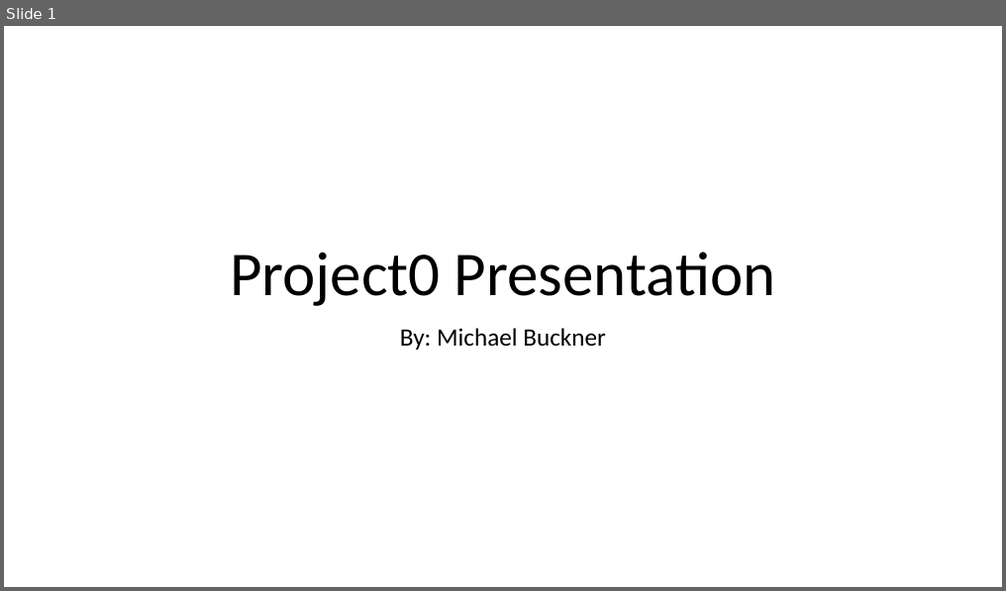
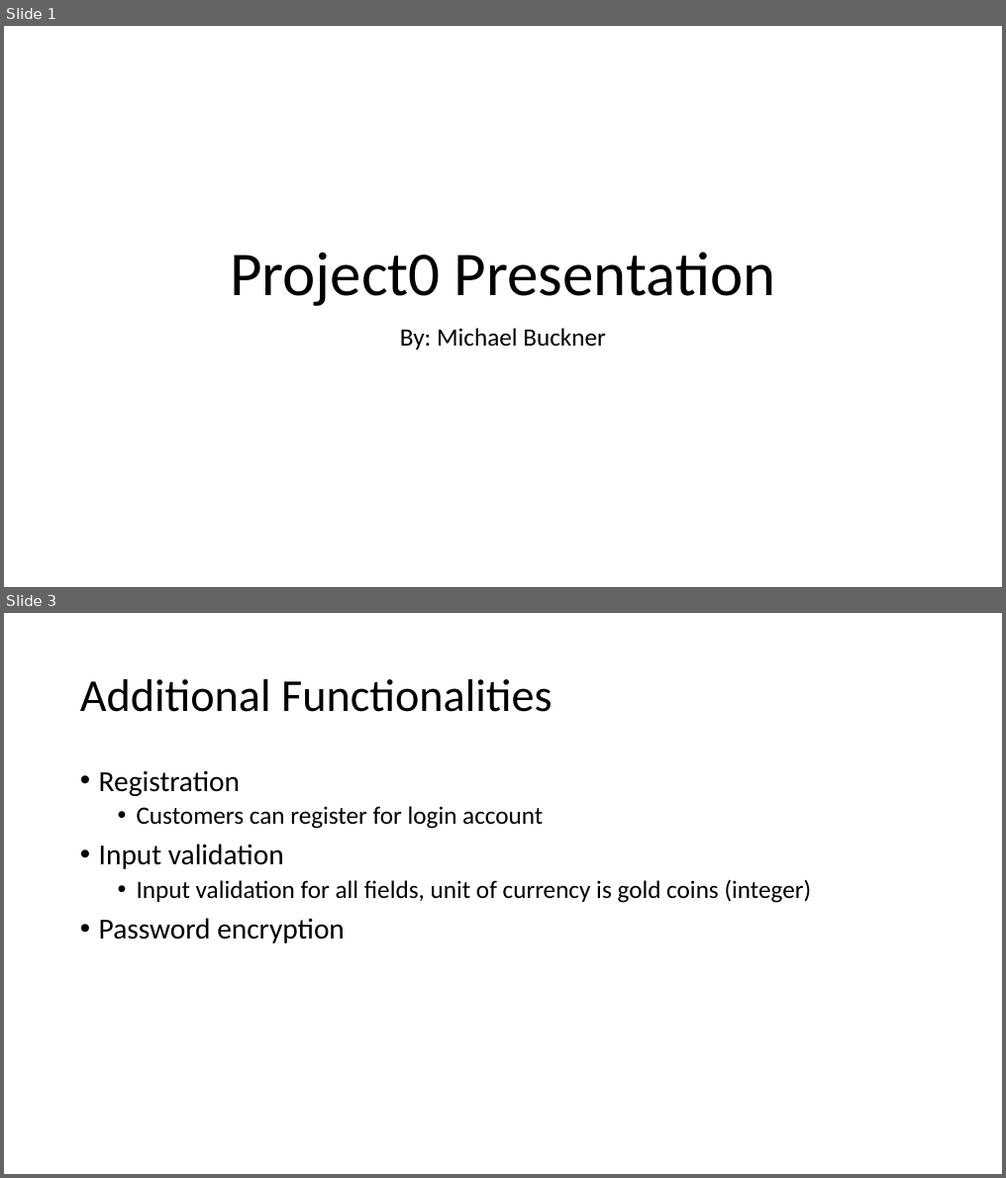
Before and after one commit to 210927-JavaFS/project0-bucknermi, a slide deck: Project0 Presentation.pptx. Shown one above the other, each under a label of ours: slide 1 before the commit, slides 1 and 3 after it; the slides between them are not shown. The pictures are 1006x591 and 1006x1178 pixels, drawn with LibreOffice and Linux fonts; fonts in the diff are those of the drawing. Boxes give left, top, right and bottom in pixels: in the first picture for what was removed or moved away, otherwise in the second. Text is boxed around its words. In the diff, an @@ line names an element or a change of style, - is before the commit and + after.

```diff
--- a/Project0 Presentation.pptx
+++ b/Project0 Presentation.pptx
@@ slide 3 added at <box>4,613,1002,1174</box>, background #FFFFFF @@
@@ title added at <box>80,679,552,712</box>, 44 pt, text #000000 @@
+Additional Functionalities
@@ text added at <box>99,770,812,944</box>, 24 pt, text #000000 @@
+• Registration
+  • Customers can register for login account
+• Input validation
+  • Input validation for all fields, unit of currency is gold coins (integer)
+• Password encryption
```
Also in this commit, not shown: 3 other slides added, 1 slide removed, 11 other files.
